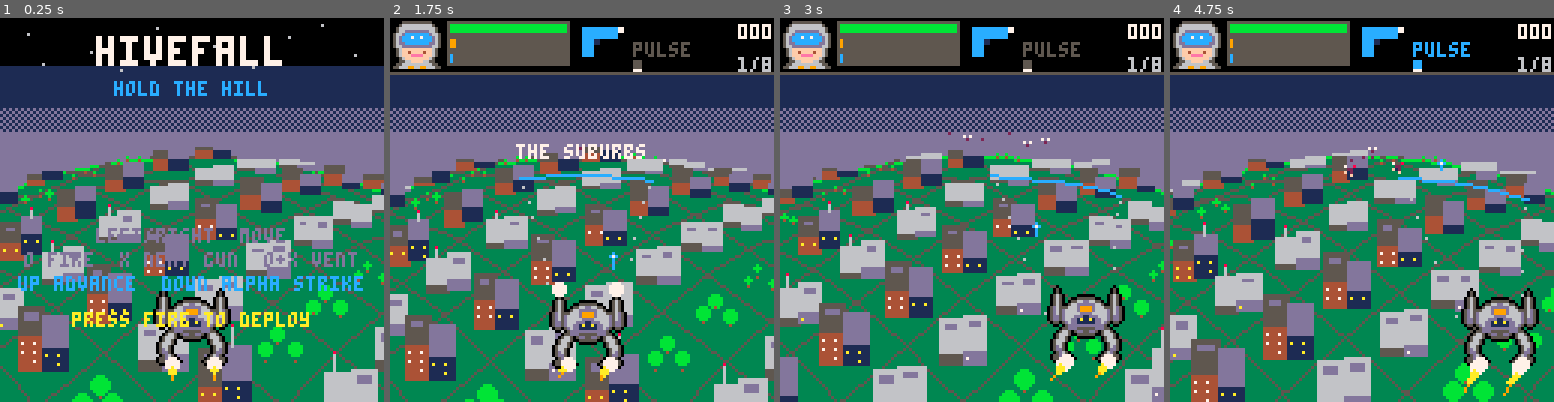
Above: before the commit, frames 1-4 (left to right).
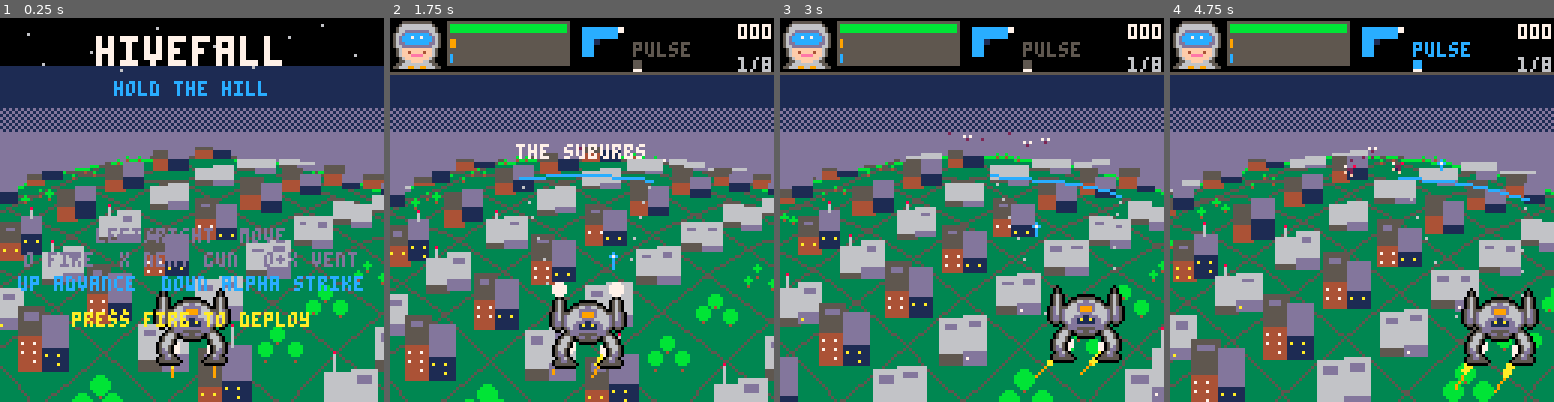
Above: after the commit, the same moments.

Repository: drachis/carts
Game: PICO-8 cartridge proj/hivefall/hivefall.p8
Same seed, same stepped clock (60 frames per second), same inputs: the game is played once before the commit and once after it.
Inputs:
- Up to frame 1 (0.25 s): no input
- Up to frame 2 (1.75 s): tap X (X key) at 0.33, 1.07 s; tap O (Z key) at 0.7, 1.7 s; hold Right from 1.6 s (still down)
- Up to frame 3 (3 s): tap X (X key) at 1.85, 2.97 s; release Right at 2.1 s; tap O (Z key) at 2.1, 2.5, 2.9 s; hold Up 2.15-2.42 s; hold Right from 2.47 s (still down)
- Up to frame 4 (4.75 s): release Right at 3.03 s; hold Left 3.08-3.58 s; tap O (Z key) every 0.4 s from 3.3 to 4.5 s; hold Down 3.63-3.97 s; hold Right 4.02-4.68 s; tap X (X key) at 4.08 s; hold Up from 4.73 s (still down)

The runs differ from the first frame. In frame 1, 0.3% of the frame differs, in the area x 42-58%, y 84-95%; in frame 2, 0.5%; in frame 3, 0.6%; in frame 4, 0.8%, in the area x 74-94%, y 84-99%.

Commit message:
hivefall: jet flames are drawn behind the legs
Co-Authored-By: Claude Opus 5.5 <noreply@anthropic.com>

Diff:
--- a/proj/hivefall/mech.lua
+++ b/proj/hivefall/mech.lua
@@ -247,7 +247,19 @@
 
 function draw_player()
  local sx,sy=project(player.x,1,hover+sin(tick/45)*1.5)
- -- a black edge first, so it stands off the rooftops
+ -- jump jets, drawn first so the legs are in front of them: a flame from
+ -- behind each knee that tapers from a white-hot root through yellow to
+ -- an orange tip, flickering, leaning against the way the mech is moving,
+ -- and longer under boost
+ for jet=-7,7,14 do
+  local length=9+rnd(3)+boost*500
+  for step=0,length do
+   local along=step/length
+   circfill(sx+jet-player.vx*step,sy-5+step,2.4*(1-along),
+    along<0.3 and 7 or along<0.65 and 10 or 9)
+  end
+ end
+ -- a black edge next, so it stands off the rooftops
  local top=sy-23+player.recoil
  for colour=1,15 do pal(colour,0) end
  for nudge=-1,1,2 do
@@ -267,17 +279,6 @@
  end
  sspr(0,64,24,24,sx-12,top)
  pal()
- -- jump jets under the feet: a flame that tapers from a white-hot root
- -- through yellow to an orange tip, flickering, leaning against the way
- -- the mech is moving, and longer under boost
- for jet=-7,7,14 do
-  local length=4+rnd(3)+boost*500
-  for step=0,length do
-   local along=step/length
-   circfill(sx+jet-player.vx*step,sy+1+step,2.4*(1-along),
-    along<0.3 and 7 or along<0.65 and 10 or 9)
-  end
- end
  if player.muzzle>0 then
   circfill(sx-10,sy-24,2,7)
   circfill(sx+9,sy-24,2,7)
